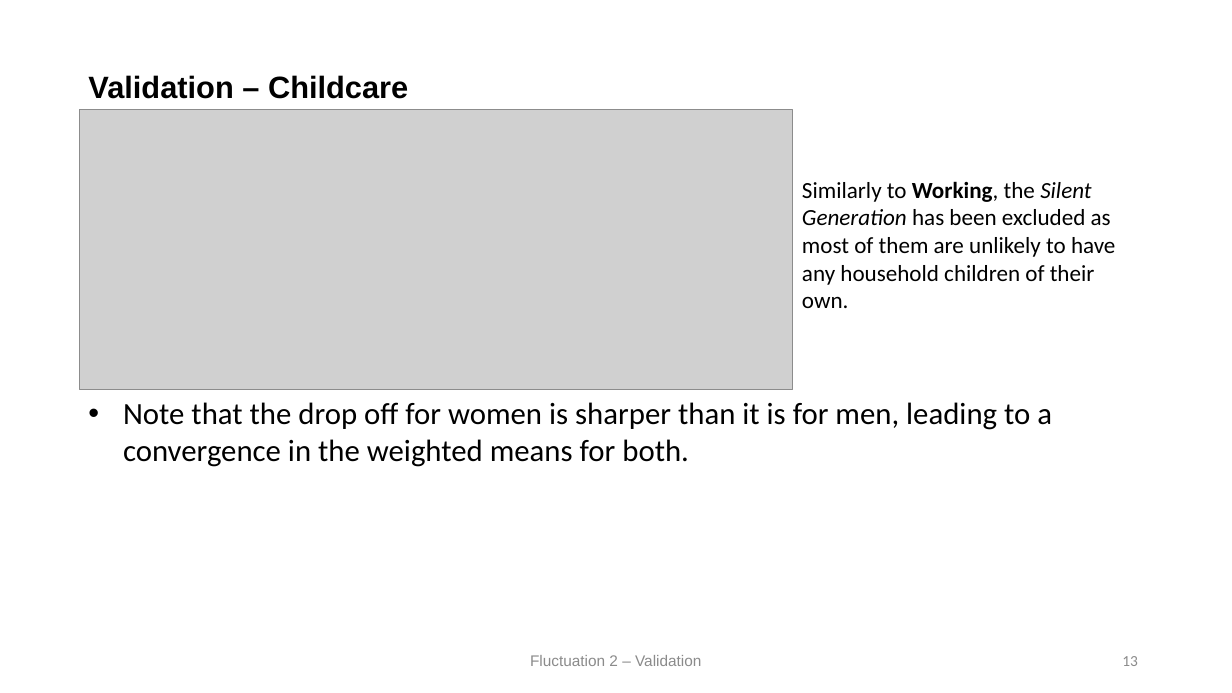
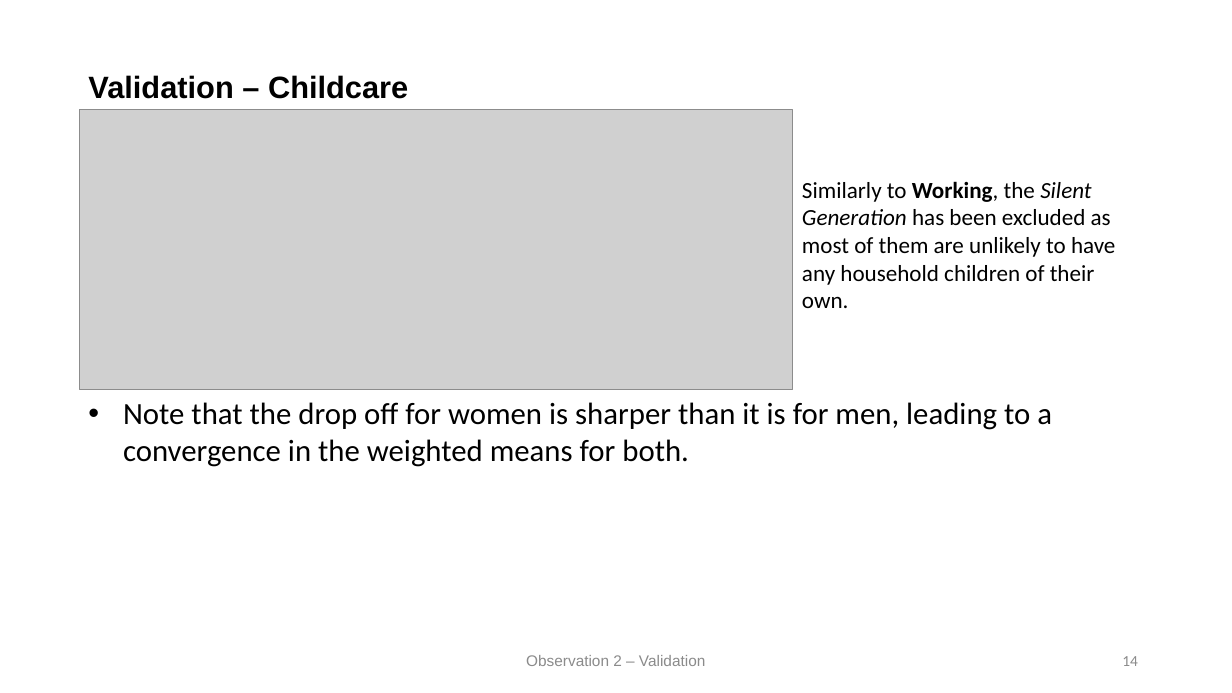
Before and after one commit to HarrisonWilde/AmericanTimeUseSurvey, a slide deck: slide 14 of Presentation/slides (1).pptx (slide 13 before the commit). Drawn at 1232x693 pixels with LibreOffice and Linux fonts; fonts in the diff are those of the drawing; grey boxes stand for pictures. Boxes give left, top, right and bottom in pixels: in the first picture for what was removed or moved away, otherwise in the second. Text is boxed around its words. In the diff, an @@ line names an element or a change of style, - is before the commit and + after.

```diff
--- a/Presentation/slides (1).pptx
+++ b/Presentation/slides (1).pptx
@@ text at [526,655,705,666]: text changed @@
-Fluctuation 2 – Validation
+Observation 2 – Validation
@@ page number at [1122,656,1138,666]: text changed @@
-13
+14
```
Also in this commit, not shown: 8 other slides changed, 2 slides added, 1 slide removed.
